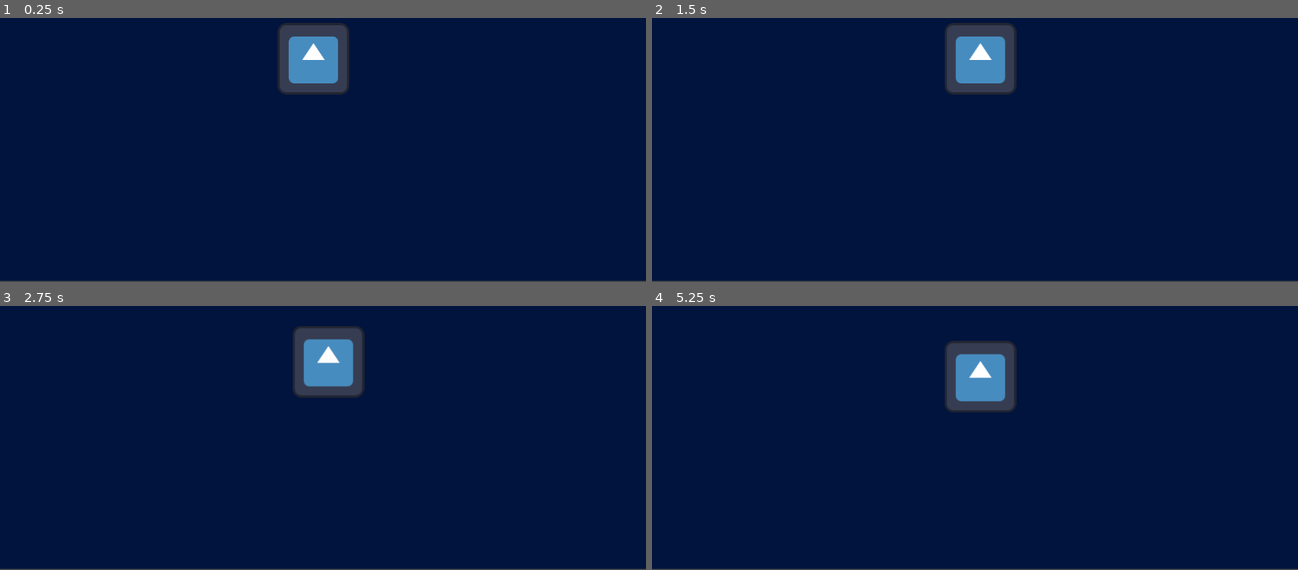
Above: before the commit, frames 1-4 (two rows, left to right).
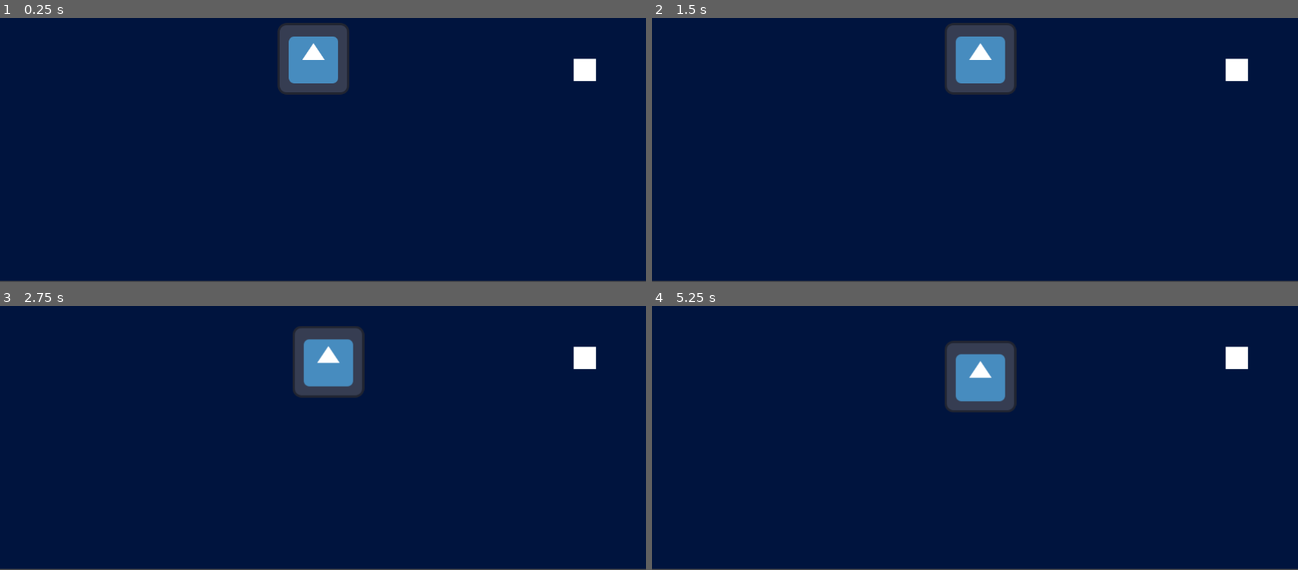
Above: after the commit, the same moments.

Repository: JakasaurusRex/Severed
Game: Godot game, scene res://throne_room.tscn
Same seed, same stepped clock (60 frames per second), same inputs: the game is played once before the commit and once after it. The engine's default icon, where the game draws it, is replaced by a stand-in: a white triangle on a blue panel in a dark square.
Inputs:
- Up to frame 1 (0.25 s): no input
- Up to frame 2 (1.5 s): tap Enter at 0.5 s; tap A (a) at 0.6 s; tap D (d) at 0.8, 1.35 s; tap Space at 1.25 s
- Up to frame 3 (2.75 s): tap S (s) at 1.55, 2.1 s; tap Enter at 2 s; tap W (w) at 2.3 s
- Up to frame 4 (5.25 s): tap Space at 2.75, 4.25 s; tap W (w) at 2.85 s; tap A (a) at 3.05, 3.6 s; tap Enter at 3.5 s; tap D (d) at 3.8, 4.35 s; tap S (s) at 4.55, 5.1 s

The runs differ from the first frame. In frame 1, 0.3% of the frame differs, in the area x 88-93%, y 15-25%; in frame 2, 0.3%; in frame 3, 0.3%; in frame 4, 0.3%.

Commit message:
idk stuff i guess that doesnt mean anythijng

Diff:
--- a/project.godot
+++ b/project.godot
@@ -37,3 +37,7 @@
 "events": [Object(InputEventKey,"resource_local_to_scene":false,"resource_name":"","device":-1,"window_id":0,"alt_pressed":false,"shift_pressed":false,"ctrl_pressed":false,"meta_pressed":false,"pressed":false,"keycode":0,"physical_keycode":68,"key_label":0,"unicode":100,"echo":false,"script":null)
 ]
 }
+
+[layer_names]
+
+2d_physics/layer_11="Actionable"
--- a/throne_room.tscn
+++ b/throne_room.tscn
@@ -1,18 +1,61 @@
-[gd_scene load_steps=3 format=3 uid="uid://cso72pub2o58x"]
+[gd_scene load_steps=7 format=3 uid="uid://cso72pub2o58x"]
 
 [ext_resource type="Script" path="res://PlayerMovement.gd" id="1_viorm"]
 [ext_resource type="Texture2D" uid="uid://dbsikifpheisi" path="res://icon.svg" id="2_mvc6l"]
 
+[sub_resource type="RectangleShape2D" id="RectangleShape2D_x6gj6"]
+size = Vector2(124, 120)
+
+[sub_resource type="CapsuleShape2D" id="CapsuleShape2D_5w7sf"]
+radius = 35.0
+height = 72.0
+
+[sub_resource type="RectangleShape2D" id="RectangleShape2D_2efur"]
+size = Vector2(40, 40)
+
+[sub_resource type="CapsuleShape2D" id="CapsuleShape2D_4kybu"]
+radius = 19.0
+height = 54.0
+
 [node name="Throne Room" type="Node2D"]
 
-[node name="ColorRect" type="ColorRect" parent="."]
+[node name="Background" type="ColorRect" parent="."]
 offset_right = 1152.0
 offset_bottom = 646.0
 color = Color(0, 0.0784314, 0.243137, 1)
 
-[node name="CharacterBody2D" type="CharacterBody2D" parent="."]
+[node name="Player" type="CharacterBody2D" parent="."]
 position = Vector2(559, 249)
 script = ExtResource("1_viorm")
 
-[node name="Sprite2D" type="Sprite2D" parent="CharacterBody2D"]
+[node name="Sprite2D" type="Sprite2D" parent="Player"]
 texture = ExtResource("2_mvc6l")
+
+[node name="CollisionShape2D" type="CollisionShape2D" parent="Player"]
+position = Vector2(-1, 0)
+shape = SubResource("RectangleShape2D_x6gj6")
+
+[node name="Area2D" type="Area2D" parent="Player"]
+collision_mask = 1024
+
+[node name="CollisionShape2D" type="CollisionShape2D" parent="Player/Area2D"]
+position = Vector2(0, 99)
+shape = SubResource("CapsuleShape2D_5w7sf")
+
+[node name="Goldfish" type="StaticBody2D" parent="."]
+position = Vector2(1023, 249)
+
+[node name="CollisionShape2D" type="CollisionShape2D" parent="Goldfish"]
+position = Vector2(20, 20)
+shape = SubResource("RectangleShape2D_2efur")
+
+[node name="ColorRect" type="ColorRect" parent="Goldfish"]
+offset_right = 40.0
+offset_bottom = 40.0
+
+[node name="Area2D" type="Area2D" parent="Goldfish"]
+collision_layer = 1024
+
+[node name="CollisionShape2D" type="CollisionShape2D" parent="Goldfish/Area2D"]
+position = Vector2(-19, 20)
+shape = SubResource("CapsuleShape2D_4kybu")
